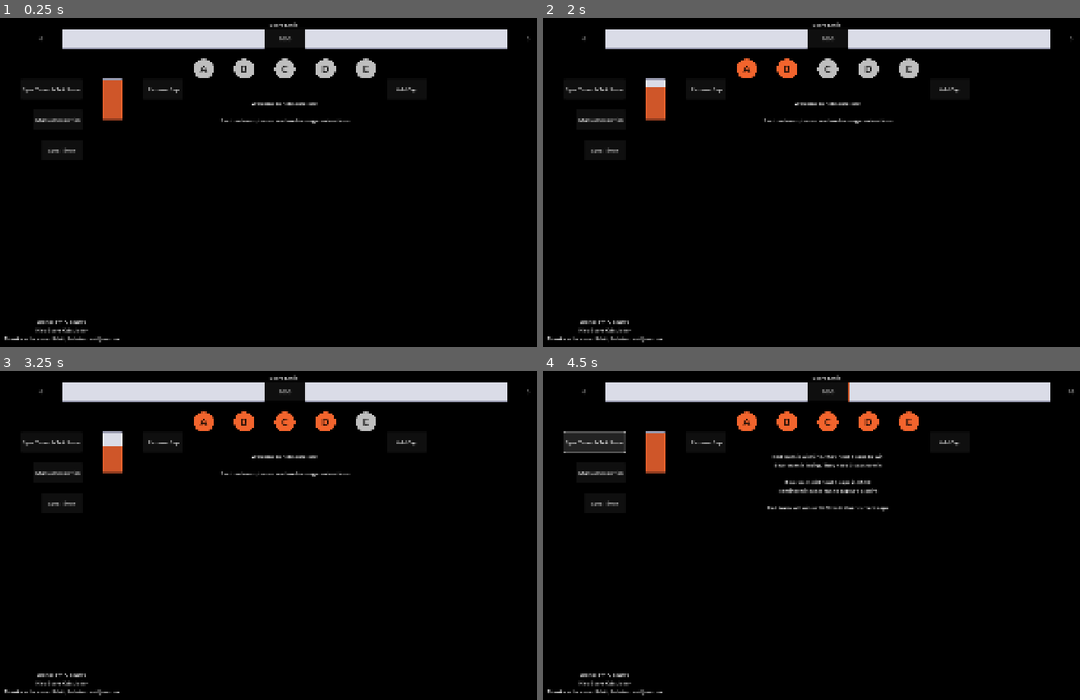
Above: before the commit, frames 1-4 (two rows, left to right).
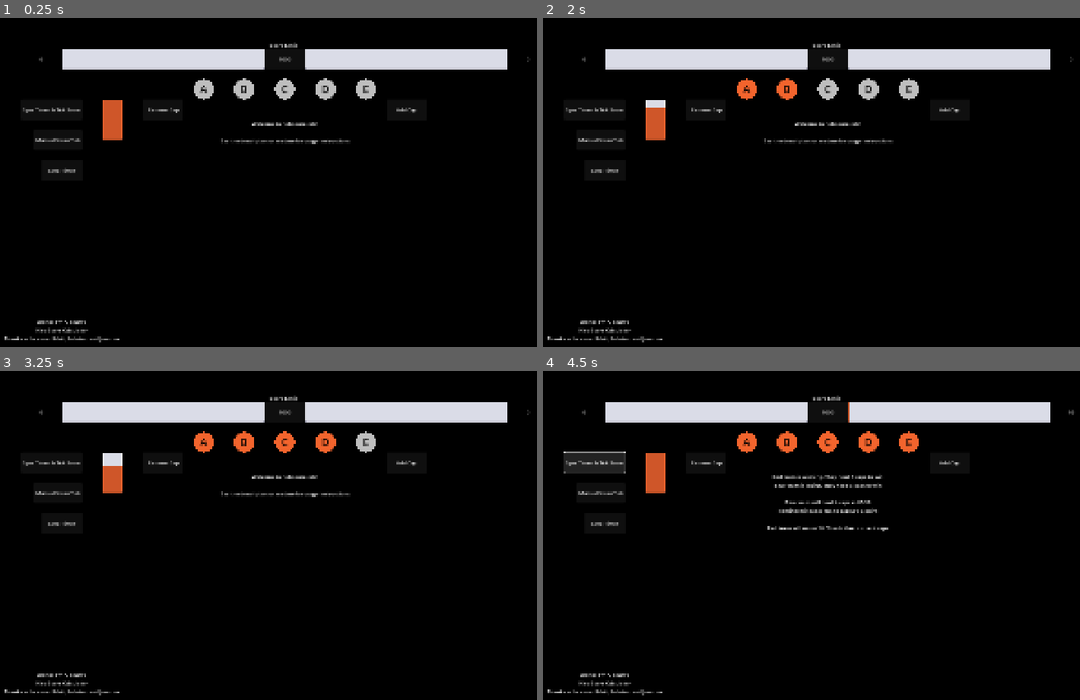
Above: after the commit, the same moments.

Repository: matthew-cavener/neb-control-score-calculator
Game: Godot game, scene res://scenes/main.tscn
Two runs of this game, one before a commit and one after it. Both use one fixed random seed, a clock stepped at 60 frames per second and the inputs below.
Inputs:
- Up to frame 1 (0.25 s): no input
- Up to frame 2 (2 s): click "A" at 0.5 s; click "B" at 1.25 s
- Up to frame 3 (3.25 s): click "C" at 2 s; click "D" at 2.75 s
- Up to frame 4 (4.5 s): click "E" at 3.5 s; click "Sync Timer & Tick Score" at 4.25 s

The runs differ from the first frame. In frame 1, 12% of the frame differs, in the area x 4-99%, y 1-48%; in frame 2, 12%; in frame 3, 13%; in frame 4, 15%, in the area x 3-99%, y 1-49%.

Commit message:
move things down for itch usability

Diff:
--- a/godot/scenes/main.tscn
+++ b/godot/scenes/main.tscn
@@ -14,7 +14,7 @@
 color = Color(0, 0, 0, 1)
 
 [node name="TimerBar" parent="." instance=ExtResource("2_tefeu")]
-position = Vector2(384, 192)
+position = Vector2(384, 256)
 
 [node name="TimeRemainingLineEdit" type="LineEdit" parent="."]
 visible = false
@@ -28,14 +28,14 @@
 flat = true
 
 [node name="ControlPointBar" parent="." instance=ExtResource("1_mxuch")]
-position = Vector2(960, 128)
+position = Vector2(960, 192)
 
 [node name="ProgressBarBlue" parent="." instance=ExtResource("2_812s5")]
-position = Vector2(256, 32)
+position = Vector2(256, 96)
 color = 1
 
 [node name="ProgressBarRed" parent="." instance=ExtResource("2_812s5")]
-position = Vector2(1024, 32)
+position = Vector2(1024, 96)
 
 [node name="MadeByLabel" type="Label" parent="."]
 offset_left = 64.0
@@ -50,9 +50,9 @@
 
 [node name="VictoryConditionsLabel" type="Label" parent="."]
 offset_left = 704.0
-offset_top = 256.0
+offset_top = 320.0
 offset_right = 1216.0
-offset_bottom = 384.0
+offset_bottom = 448.0
 text = "Welcome to neb score calc!
 
 See the description or readme for usage instructions"
@@ -60,71 +60,71 @@
 
 [node name="BlueTeamScore" type="LineEdit" parent="."]
 offset_left = 128.0
-offset_top = 32.0
+offset_top = 96.0
 offset_right = 256.0
-offset_bottom = 96.0
+offset_bottom = 160.0
 text = "1000"
 alignment = 1
 flat = true
 
 [node name="RedTeamScore" type="LineEdit" parent="."]
 offset_left = 1664.0
-offset_top = 32.0
+offset_top = 96.0
 offset_right = 1792.0
-offset_bottom = 96.0
+offset_bottom = 160.0
 text = "1000"
 alignment = 1
 flat = true
 
 [node name="SyncTimerTickScoreButton" type="Button" parent="."]
 offset_left = 128.0
-offset_top = 192.0
+offset_top = 256.0
 offset_right = 320.0
-offset_bottom = 256.0
+offset_bottom = 320.0
 text = "Sync Timer & Tick Score"
 
 [node name="ManualScoreTickButton" type="Button" parent="."]
 offset_left = 168.0
-offset_top = 288.0
+offset_top = 352.0
 offset_right = 320.0
-offset_bottom = 352.0
+offset_bottom = 416.0
 text = "Manual Score Tick"
 
 [node name="TimerResetButton" type="Button" parent="."]
 offset_left = 192.0
-offset_top = 384.0
+offset_top = 448.0
 offset_right = 320.0
-offset_bottom = 448.0
+offset_bottom = 512.0
 text = "Sync Timer"
 
 [node name="ScoreLimitLabel" type="Label" parent="."]
 offset_left = 912.0
-offset_top = 8.0
+offset_top = 72.0
 offset_right = 1008.0
-offset_bottom = 31.0
+offset_bottom = 95.0
 text = "Score Limit"
 
 [node name="ScoreLimit" type="LineEdit" parent="."]
 offset_left = 896.0
-offset_top = 32.0
+offset_top = 96.0
 offset_right = 1024.0
-offset_bottom = 96.0
+offset_bottom = 160.0
 text = "1000"
 placeholder_text = "Point Limit"
 alignment = 1
 
 [node name="AddControlPointButton" type="Button" parent="." groups=["control_point"]]
 offset_left = 1280.0
-offset_top = 192.0
+offset_top = 256.0
 offset_right = 1408.0
-offset_bottom = 256.0
+offset_bottom = 320.0
 text = "Add Cap"
 
 [node name="RemoveControlPointButton" type="Button" parent="."]
 offset_left = 512.0
-offset_top = 192.0
+offset_top = 256.0
 offset_right = 640.0
-offset_bottom = 256.0
+offset_bottom = 320.0
 text = "Remove Cap"
 
 [connection signal="pressed" from="SyncTimerTickScoreButton" to="." method="_on_sync_timer_tick_score_button_pressed"]
